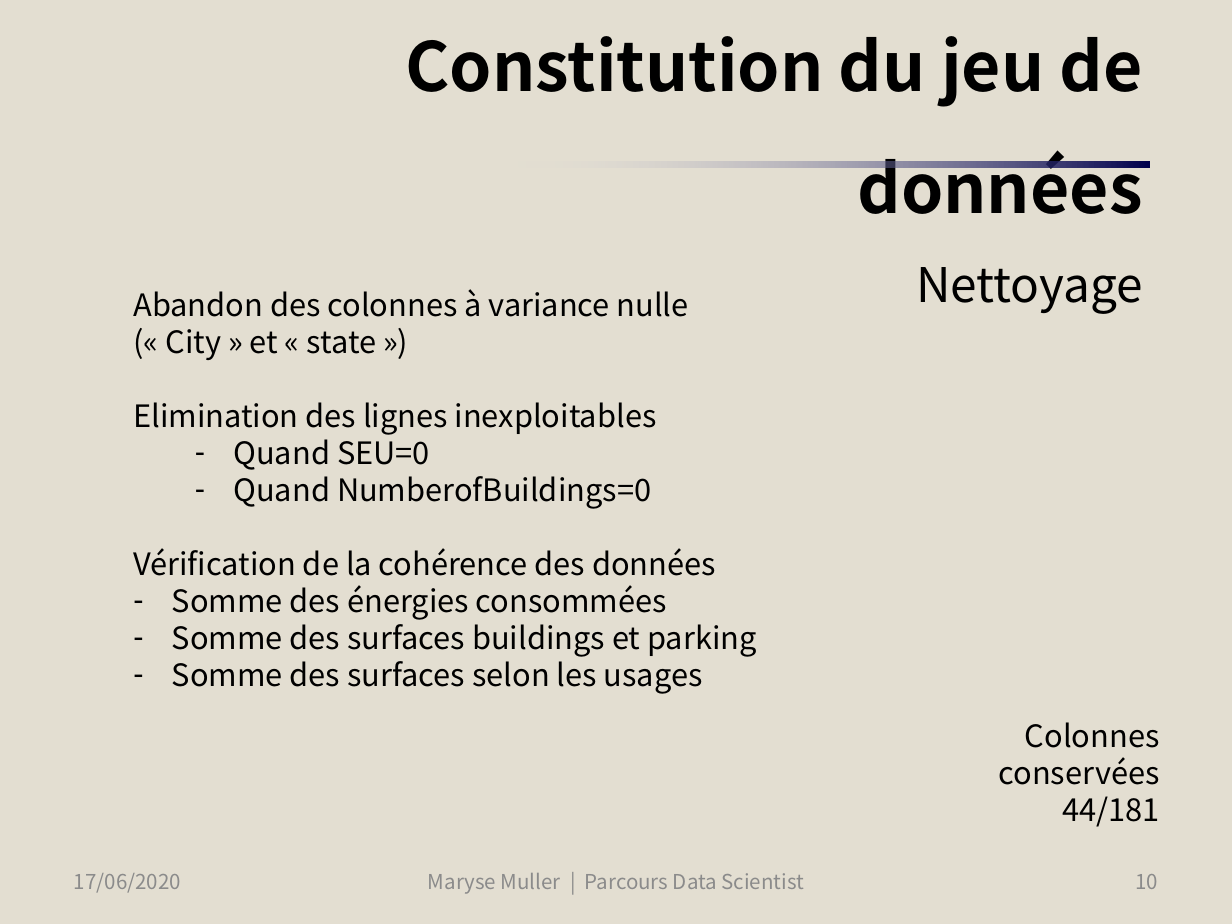
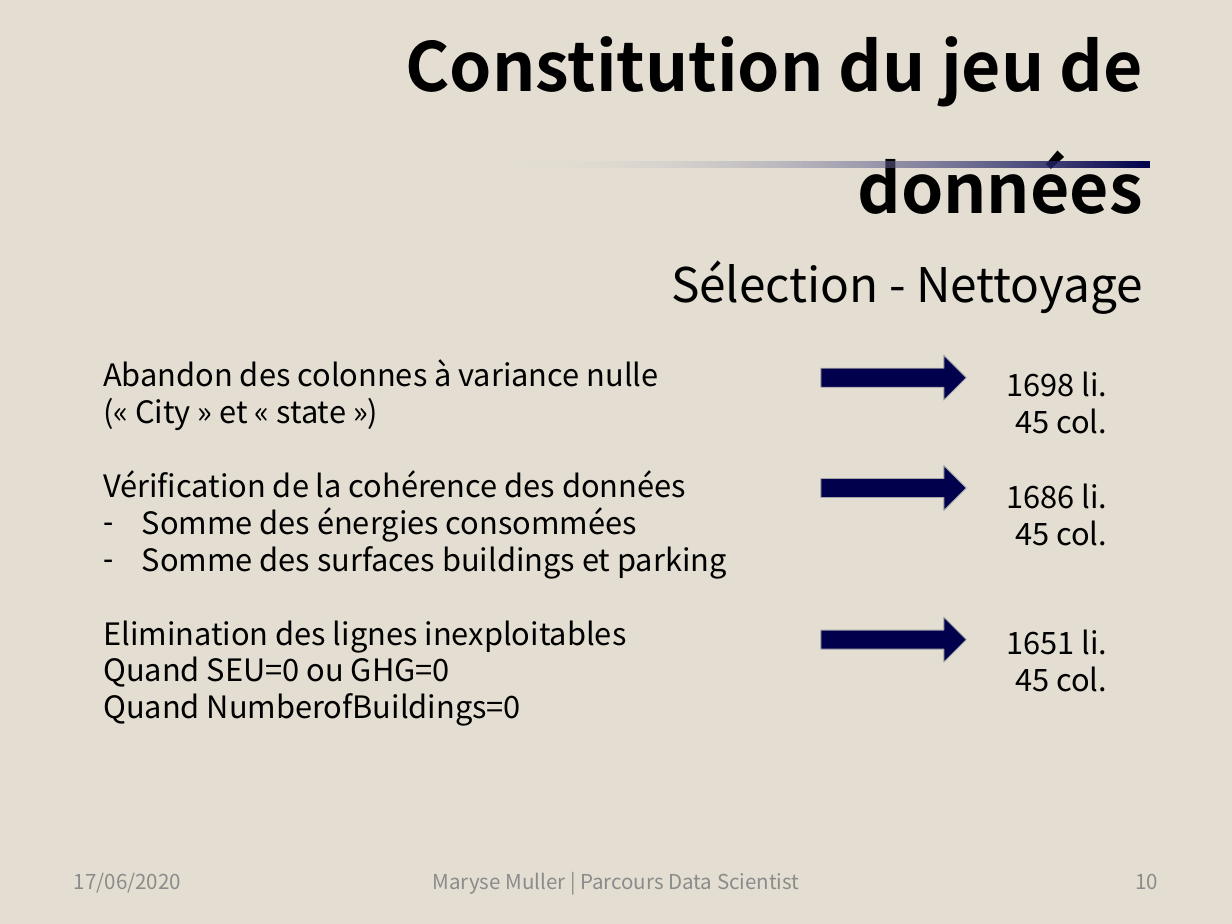
Before and after one commit to SmellyArmure/OC_DS_Project4, a slide deck: slide 10 of PRESENTATION/Projet4.pptx. Drawn at 1232x924 pixels with LibreOffice and Linux fonts; fonts in the diff are those of the drawing. Boxes give left, top, right and bottom in pixels: in the first picture for what was removed or moved away, otherwise in the second. Text is boxed around its words. In the diff, an @@ line names an element or a change of style, - is before the commit and + after.

```diff
--- a/PRESENTATION/Projet4.pptx
+++ b/PRESENTATION/Projet4.pptx
@@ title at [405, 36, 1143, 314]: text changed @@
-Constitution du jeu de données
-Nettoyage
+Constitution du jeu de données
+Sélection - Nettoyage
@@ text "Abandon des colonnes à variance ...": place and size @@
-text "Abandon des colonnes à variance ..." at [133, 289, 756, 694]
+text "Abandon des colonnes à variance ..." at [103, 359, 726, 726]
@@ down arrow added at [821, 356, 966, 400], fill #00004C, outline #A6A6A6 0.5 pt @@
@@ text added at [1006, 371, 1107, 434], 18 pt, text #000000 @@
+1698 li.
+45 col.
@@ text at [133, 402, 657, 509]: paragraphs removed @@
-Elimination des lignes inexploitables
-  – Quand SEU=0
-  – Quand NumberofBuildings=0
@@ down arrow added at [821, 466, 966, 510], fill #00004C, outline #A6A6A6 0.5 pt @@
@@ text added at [1006, 483, 1107, 546], 18 pt, text #000000 @@
+1686 li.
+45 col.
@@ text at [103, 620, 627, 726]: text changed @@
-– Somme des surfaces selon les usages
+Elimination des lignes inexploitables
+Quand SEU=0 ou GHG=0
+Quand NumberofBuildings=0
@@ down arrow added at [821, 617, 966, 662], fill #00004C, outline #A6A6A6 0.5 pt @@
@@ text added at [1006, 629, 1107, 692], 18 pt, text #000000 @@
+1651 li.
+45 col.
@@ text removed at [998, 722, 1160, 827] @@
-Colonnes
-conservées
-44/181
@@ text "Maryse Muller | Parcours Data ..." rewrapped from [428, 873, 804, 894] to [432, 873, 799, 894] @@
```
Also in this commit, not shown: 20 other slides changed, 7 slides added, 1 slide removed, 3 other files.
